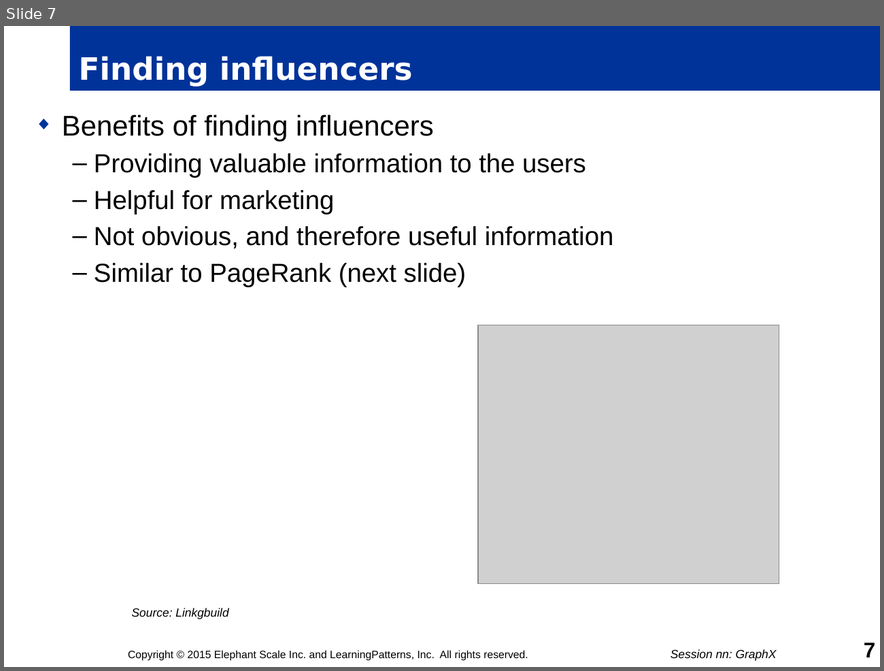
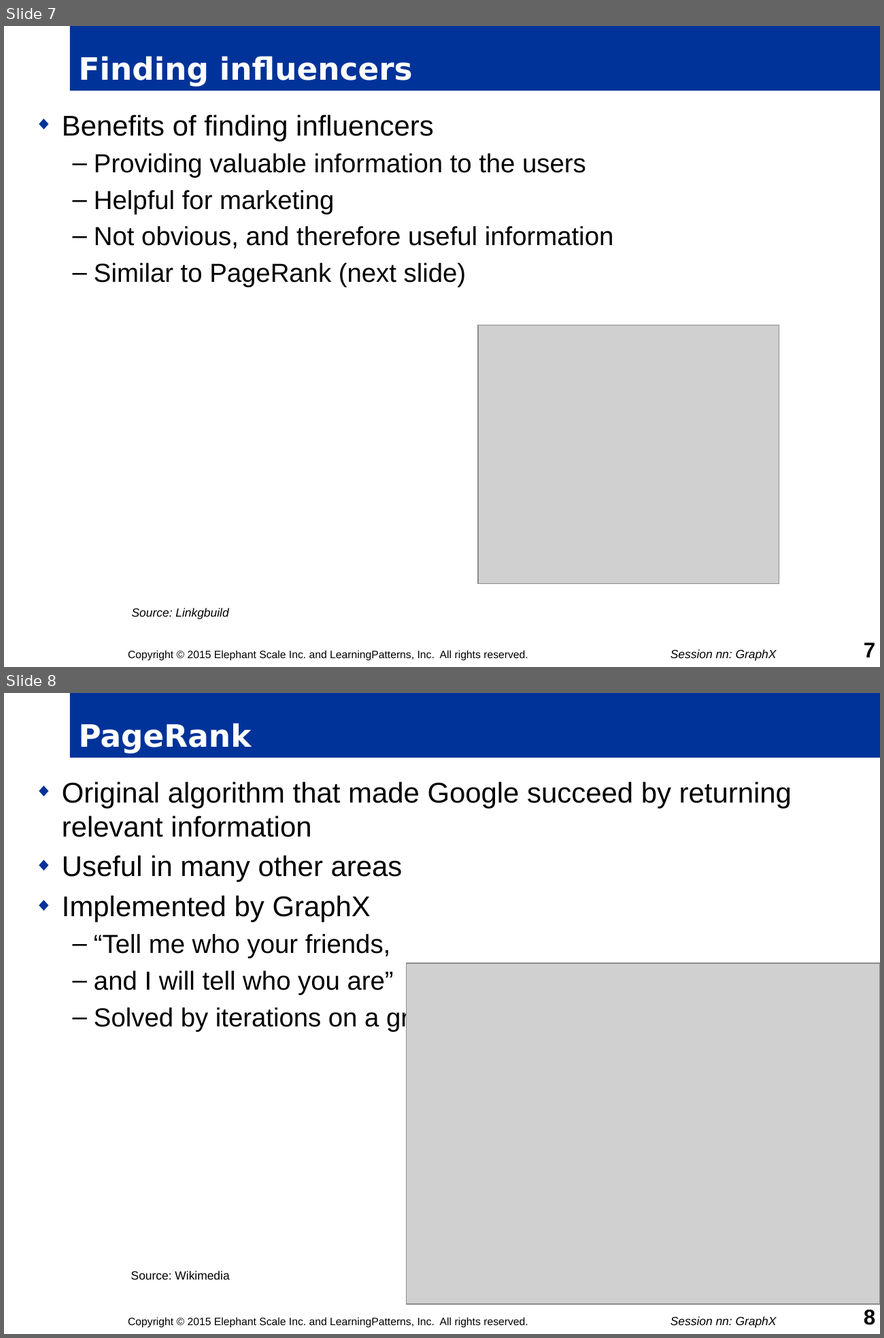
Before and after one commit to mattvinks/spark-labs, a slide deck: slides/nn_GraphX.pptm. Shown one above the other, each under a label of ours: slide 7 before the commit, slides 7 and 8 after it. The pictures are 884x671 and 884x1338 pixels, drawn with LibreOffice and Linux fonts; fonts in the diff are those of the drawing; grey boxes stand for pictures; background and template pictures are left out. Boxes give left, top, right and bottom in pixels: in the first picture for what was removed or moved away, otherwise in the second. Text is boxed around its words. In the diff, an @@ line names an element or a change of style, - is before the commit and + after.

Commit message:
more slides, still testing caching credentials

```diff
--- a/slides/nn_GraphX.pptm
+++ b/slides/nn_GraphX.pptm
@@ slide 8 added at <box>4,693,880,1334</box>, background #FFFFFF @@
@@ title added at <box>70,693,880,758</box>, fill #003399, 26 pt, text #FFFFFF, bold @@
+PageRank
@@ text added at <box>62,781,791,1032</box>, 24 pt, text #000000 @@
+◆ Original algorithm that made Google succeed by returning relevant information
+◆ Useful in many other areas
+◆ Implemented by GraphX
+  – “Tell me who your friends,
+  – and I will tell who you are”
+  – Solved by iterations on a graph
@@ picture added at <box>407,963,880,1304</box> @@
@@ text added at <box>131,1270,229,1279</box>, 10 pt, text #000000 @@
+Source: Wikimedia
@@ text added at <box>128,1317,528,1327</box>, 9 pt, text #000000 @@
+Copyright © 2015 Elephant Scale Inc. and LearningPatterns, Inc. All rights reserved.
@@ text added at <box>670,1316,776,1327</box>, 10 pt, text #000000, italic @@
+Session nn: GraphX
@@ page number added at <box>864,1309,875,1325</box>, 18 pt, text #000000, bold @@
+8
```
